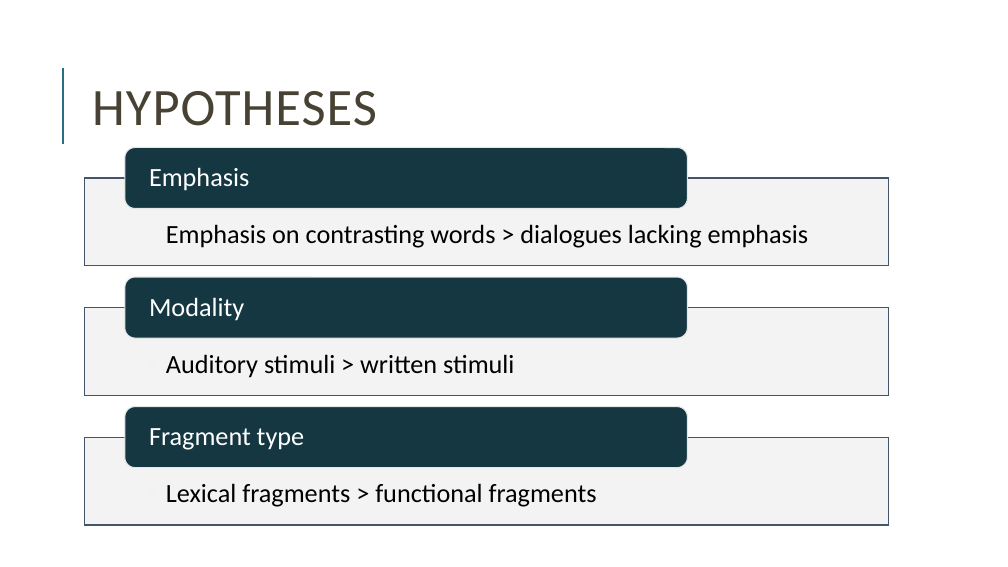
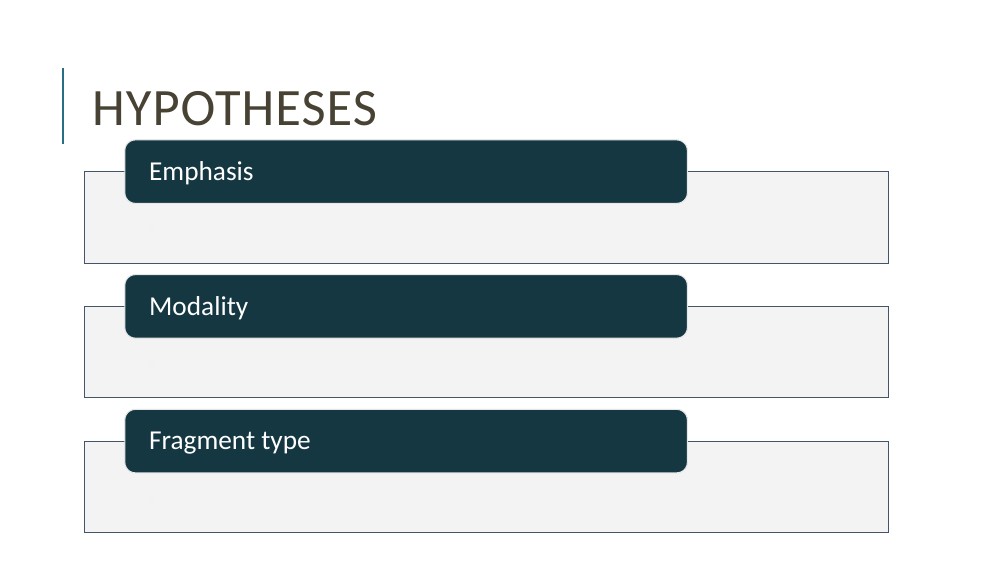
Before and after one commit to miriamschiele/MA, a slide deck: slide 15 of presentation/Miriam Schiele, MA presentation.pptx (slide 5 before the commit). Drawn at 1008x567 pixels with LibreOffice and Linux fonts; fonts in the diff are those of the drawing. Boxes give left, top, right and bottom in pixels: in the first picture for what was removed or moved away, otherwise in the second. Text is boxed around its words. In the diff, an @@ line names an element or a change of style, - is before the commit and + after.

```diff
--- a/presentation/Miriam Schiele, MA presentation.pptx
+++ b/presentation/Miriam Schiele, MA presentation.pptx
@@ rounded rectangle: place and size @@
-rounded rectangle at bbox=[125, 147, 687, 209]
+rounded rectangle at bbox=[125, 140, 687, 203]
@@ size 25 to 26 pt in 3 elements at bbox=[149, 296, 248, 320], bbox=[149, 431, 310, 454], bbox=[149, 161, 253, 185] @@
@@ rectangle: place and size @@
-rectangle at bbox=[85, 178, 889, 265]
+rectangle at bbox=[85, 172, 889, 263]
@@ text removed at bbox=[166, 224, 809, 248] @@
-  • Emphasis on contrasting words > dialogues lacking emphasis
@@ text removed at bbox=[166, 354, 514, 378] @@
-  • Auditory stimuli > written stimuli
@@ rounded rectangle: place and size @@
-rounded rectangle at bbox=[125, 407, 687, 468]
+rounded rectangle at bbox=[125, 410, 687, 473]
@@ rectangle: place and size @@
-rectangle at bbox=[85, 437, 889, 525]
+rectangle at bbox=[85, 442, 889, 533]
@@ text removed at bbox=[166, 483, 597, 507] @@
-  • Lexical fragments > functional fragments
```
Also in this commit, not shown: 6 other slides changed, 13 slides added, 1 slide removed, 8 other files.
